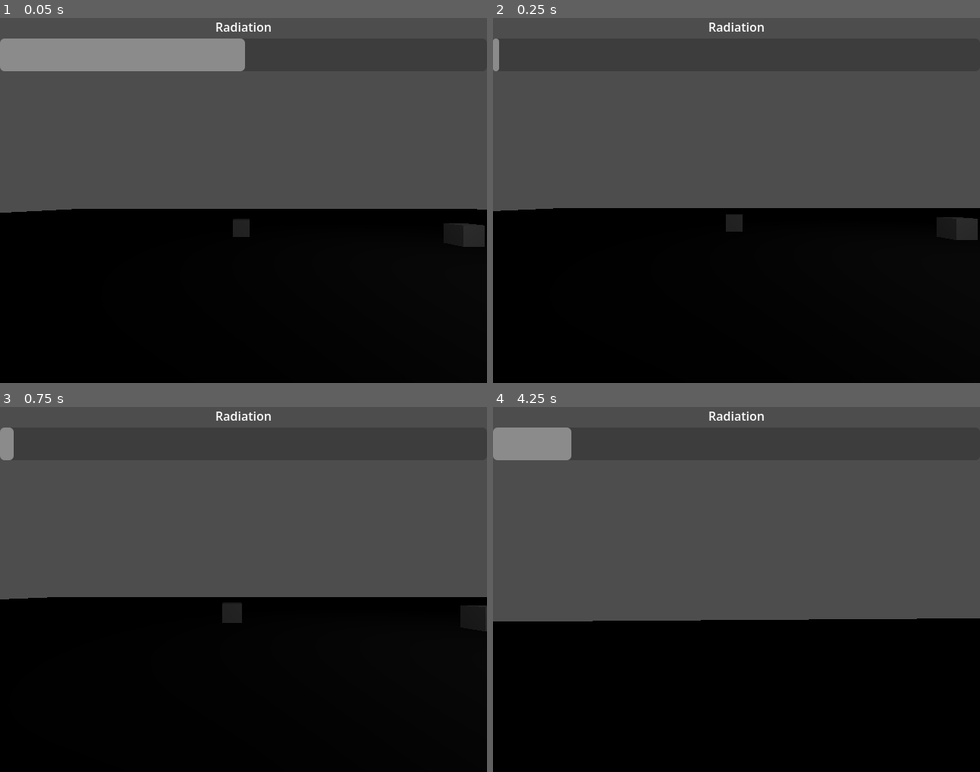
Above: before the commit, frames 1-4 (two rows, left to right).
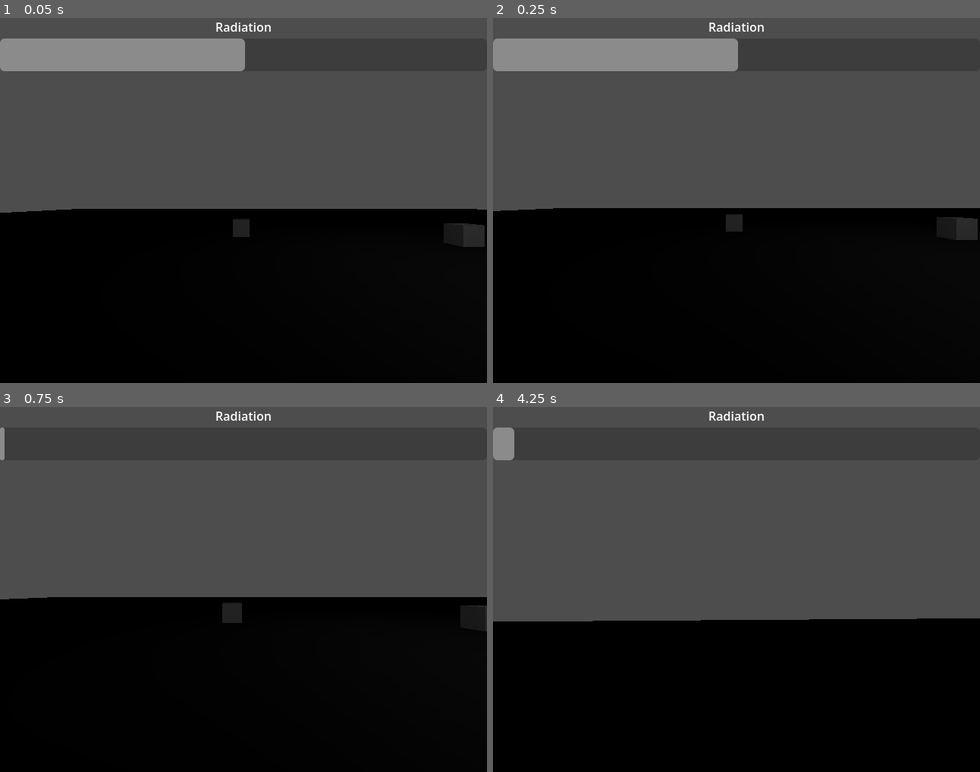
Above: after the commit, the same moments.

Repository: feargrinn/spacejam2026
Game: Godot game, scene res://scenes/test_scene.tscn
Two runs of this game, one before a commit and one after it. Both use one fixed random seed, a clock stepped at 60 frames per second and the inputs below. This scene is started directly instead of the project's main scene.
Inputs (mouse positions are in pixels of both pictures, inside the frame that each line leads up to):
- Up to frame 1 (0.05 s): no input
- Up to frame 2 (0.25 s): no input
- Up to frame 3 (0.75 s): move the mouse to (267, 589) at 0.52 s; hold W (move_forward) from 0.53 s (still down); tap E (interact) at 0.6 s
- Up to frame 4 (4.25 s): keep holding W (move_forward); tap Space (jump) at 0.77, 1.52, 3.02, 3.77 s; move the mouse to (712, 589) at 1.27 s; tap E (interact) every 0.75 s from 1.35 to 3.6 s; move the mouse to (746, 582) at 2.02 s; move the mouse to (731, 596) at 2.77 s; tap Enter at 3.5 s; move the mouse to (775, 593) at 3.52 s

Frame 1 is identical in both runs. In frame 2, 4.4% of the frame differs, in the area x 0-51%, y 5-15%; in frame 3, 0.2%; in frame 4, 1.1%.

Commit message:
Working panner when passed radiation threshold

Diff:
--- a/project.godot
+++ b/project.godot
@@ -22,6 +22,7 @@
 [autoload]
 
 GroupHandler="*uid://chylnuy3sox1g"
+Panner="*uid://j6m48ly5ksks"
 
 [display]
 
--- /dev/null
+++ b/resources/patryk_radiation.tres
@@ -0,0 +1,11 @@
+[gd_resource type="Resource" script_class="RadiatonType" format=3 uid="uid://f34b7d4julbs"]
+
+[ext_resource type="AudioStream" uid="uid://dp4ug4cbyph6v" path="res://assets/pyk_patryka.ogg" id="1_0vg7b"]
+[ext_resource type="Script" uid="uid://2svhaaogfqvp" path="res://scripts/radiation_type.gd" id="1_r725e"]
+
+[resource]
+script = ExtResource("1_r725e")
+name = "patryk"
+audio_file = ExtResource("1_0vg7b")
+falloff = 1.0
+metadata/_custom_type_script = "uid://2svhaaogfqvp"
--- /dev/null
+++ b/resources/patryk_radioactive_object.tres
@@ -0,0 +1,9 @@
+[gd_resource type="Resource" script_class="RadioactiveObject" format=3 uid="uid://bffhnqe1xgyx0"]
+
+[ext_resource type="Script" uid="uid://bj74i8wwkdhh4" path="res://scripts/radioactive_object.gd" id="1_4dhgu"]
+
+[resource]
+script = ExtResource("1_4dhgu")
+radiation_type = 1
+beep_frequency = 100.0
+metadata/_custom_type_script = "uid://bj74i8wwkdhh4"
--- a/resources/standard_radioactive_object.tres
+++ b/resources/standard_radioactive_object.tres
@@ -4,5 +4,5 @@
 
 [resource]
 script = ExtResource("1_8rc5v")
-beep_frequency = 500.0
+beep_frequency = 100.0
 metadata/_custom_type_script = "uid://bj74i8wwkdhh4"
--- a/scenes/possibly_radioactive_object.gd
+++ b/scenes/possibly_radioactive_object.gd
@@ -44,7 +44,6 @@
 		GroupHandler.remove_node_from_group(self, GroupHandler.Group.BEEPERS)
 	_radioactive_object_data = new_radioactive
 	if is_radioactive():
-		print("set radioactive")
 		GroupHandler.add_node_to_group(self, GroupHandler.Group.BEEPERS)
 		beep_player.stream = _radioactive_object_data.get_audio()
 		_start_beep_timer()
--- a/scenes/possibly_radioactive_object.tscn
+++ b/scenes/possibly_radioactive_object.tscn
@@ -35,5 +35,6 @@
 [node name="BeepPlayer" type="AudioStreamPlayer" parent="." unique_id=2045927662]
 stream = ExtResource("3_etvlx")
 max_polyphony = 20
+bus = &"Panner"
 
 [node name="BeepTime" type="Timer" parent="." unique_id=1765732832]
--- a/scenes/radiation_counter.tscn
+++ b/scenes/radiation_counter.tscn
@@ -4,11 +4,8 @@
 
 [node name="RadiationCounter" type="VBoxContainer" unique_id=484867935]
 custom_minimum_size = Vector2(0, 70)
-anchors_preset = 5
-anchor_left = 0.5
-anchor_right = 0.5
-offset_left = -500.0
-offset_right = 500.0
+anchors_preset = 10
+anchor_right = 1.0
 offset_bottom = 31.0
 grow_horizontal = 2
 size_flags_horizontal = 6
--- /dev/null
+++ b/scripts/panner.gd
@@ -0,0 +1,29 @@
+extends Node
+
+var turned_on := false
+var speed := 1.0
+const PANNER_IDX := 3
+const PAN_EFFECT_IDX := 0
+var panner: AudioEffectPanner
+var time_to_loop := 3.0
+var time := 0.0
+
+
+func _ready() -> void:
+	panner = AudioServer.get_bus_effect(PANNER_IDX, PAN_EFFECT_IDX)
+
+
+func _process(delta: float) -> void:
+	if !turned_on:
+		return
+	time += delta
+	var angle := time / time_to_loop * 2 * PI
+	panner.pan = sin(angle)
+
+
+func turn_on() -> void:
+	turned_on = true
+
+
+func turn_off() -> void:
+	turned_on = false
--- a/scripts/player_data.gd
+++ b/scripts/player_data.gd
@@ -2,13 +2,24 @@
 extends Resource
 
 signal lost
+signal threshold_passed
 
+var current_threshold := 0
+
+@export var thresholds: int = 5
 @export var radiation: float = 0.0:
 	set(value):
 		radiation = value
 		changed.emit()
-		if radiation >= max_radiation:
+		if value >= max_radiation:
+			radiation = value
 			lost.emit()
+			return
+		var threshold_size := max_radiation / (thresholds + 1)
+		if radiation > threshold_size * (current_threshold + 1):
+			current_threshold += 1
+			Panner.turn_on()
+			threshold_passed.emit()
 
 @export var max_radiation: float = 1000.0:
 	set(value):
--- a/scripts/radiation_type.gd
+++ b/scripts/radiation_type.gd
@@ -3,4 +3,4 @@
 
 @export var name: String
 @export var audio_file: AudioStream
-@export var falloff: float # per meter from source
+@export var falloff: float = 1.0 # per meter from source
--- a/scripts/radioactive_object.gd
+++ b/scripts/radioactive_object.gd
@@ -3,10 +3,12 @@
 
 enum RadiationTypeEnum {
 	STANDARD,
+	PATRYK,
 }
 
 static var radiation_resource_by_type: Dictionary[RadiationTypeEnum, RadiatonType] = {
 	RadiationTypeEnum.STANDARD : preload("res://resources/standard_radiation.tres"),
+	RadiationTypeEnum.PATRYK : preload("res://resources/patryk_radiation.tres"),
 }
 
 @export var radiation_type: RadiationTypeEnum
--- a/scripts/test_scene.gd
+++ b/scripts/test_scene.gd
@@ -1,6 +1,7 @@
 extends Node3D
 
 const STANDARD_RADIOACTIVE_OBJECT = preload("uid://bhp30m83703xn")
+const PATRYK_RADIOACTIVE_OBJECT = preload("uid://bffhnqe1xgyx0")
 
 @onready var possibly_radioactive_object: PossiblyRadioactiveObject = $PossiblyRadioactiveObject
 @onready var possibly_radioactive_object_3: PossiblyRadioactiveObject = $PossiblyRadioactiveObject3
@@ -9,7 +10,7 @@
 
 func _ready() -> void:
 	possibly_radioactive_object.set_radioactive_object(STANDARD_RADIOACTIVE_OBJECT)
-	possibly_radioactive_object_3.set_radioactive_object(STANDARD_RADIOACTIVE_OBJECT)
+	possibly_radioactive_object_3.set_radioactive_object(PATRYK_RADIOACTIVE_OBJECT)
 	GroupHandler.group_emptied.connect(_on_group_emptied)
 	Player.instance.get_data().lost.connect(panel_container_2.show)
 
Not shown, added: scripts/panner.gd.uid
